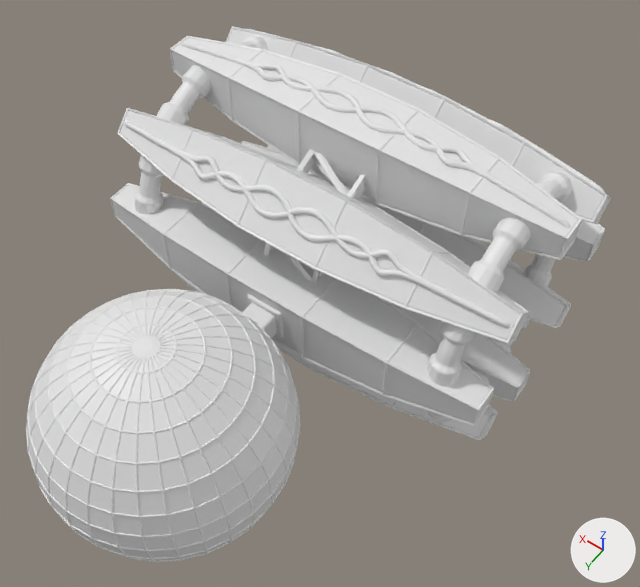
Two versions of the Blender file Models/incipias_ship_redesign/refuel_station.blend, one commit apart.
Rendered twice from a camera (50 mm lens) standing at (-11.6, 18.2, 23.4) and looking at (-1.0, 3.4, 0.2). Lighting does not change. The marker at lower right points along +X, +Y and +Z.
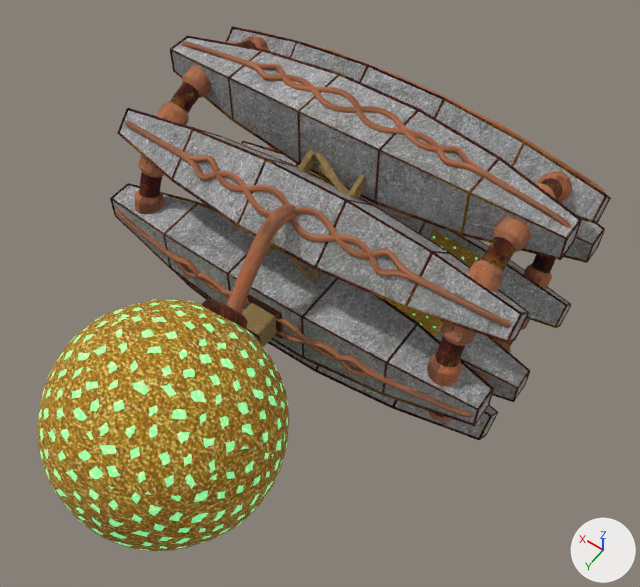
What changed in the scene script:
```text
Add mat_bronce_002:
    mat_bronce_002 = bpy.data.materials.new('bronce.002')
    # colours: white #ffffff, black #000000, green #53ffaf
    # uses the picture img_gold_jpg_002
Add mat_bronce:
    mat_bronce = bpy.data.materials.new('bronce')
    # uses the picture img_bronce_jpg_002
Add mat_gold:
    mat_gold = bpy.data.materials.new('gold')
    # uses the picture img_gold_jpg_002
Add mat_copper:
    mat_copper = bpy.data.materials.new('Copper')
    # uses the picture img_copper_jpg_002
Add mat_bronce_001:
    mat_bronce_001 = bpy.data.materials.new('bronce.001')
    # colours: white #ffffff, black #000000, green #53ffaf
    # uses the picture img_gold_jpg_002
Change me_cube_004:
    where me_cube_004.from_pydata(...)  # 24 vertices, 22 faces; spans x -7.5..7.5, y -5.1..-2.9, z -1.1..1.1
    add me_cube_004.materials.append(mat_base)  # picture img_metall_tex_1_jpg_003
Change me_plane_001:
    where me_plane_001.from_pydata(...)  # 8 vertices, 12 faces; spans x -1.0..1.0, y 3.09..3.81, z 0.99..2.0
    add me_plane_001.materials.append(mat_gold)
Change me_cube_006:
    where me_cube_006.from_pydata(...)  # 24 vertices, 22 faces; spans x -7.5..7.5, y -5.1..-2.9, z -1.1..1.1
    add me_cube_006.materials.append(mat_bronce)
Change me_nurbspath:
    where me_nurbspath.from_pydata(...)  # 5750 vertices, 5712 faces; spans x -7.42..7.42, y 2.92..4.01, z 2.92..4.01
    add me_nurbspath.materials.append(mat_copper)
Change me_sphere:
    remove me_sphere.from_pydata(...)  # 482 vertices, 512 faces; spans x -4.0..4.0, y -2.0..6.0, z -4.0..4.0
    add me_sphere.from_pydata(...)  # 42 vertices, 80 faces; spans x -0.95..0.95, y -1.0..1.0, z -1.0..1.0
    me_sphere part 1: 482 vertices removed from x -4.0..4.0, y -2.0..6.0, z -4.0..4.0; 42 vertices added at x -0.95..0.95, y -1.0..1.0, z -1.0..1.0, forming an icosphere of 80 faces
    add me_sphere.materials.append(mat_bronce_002)
Change me_cube_008:
    where me_cube_008.from_pydata(...)  # 8 vertices, 6 faces; spans x -0.5..0.5, y 4.5..6.5, z -0.5..0.5
    add me_cube_008.materials.append(mat_gold)
Change me_cube_002:
    where me_cube_002.from_pydata(...)  # 8 vertices, 6 faces; spans x -0.696..0.696, y 5.985..6.347, z -0.696..0.696
    add me_cube_002.materials.append(mat_bronce)
Add cu_nurbspath:
    cu_nurbspath = bpy.data.curves.new('NurbsPath', 'CURVE')
    cu_nurbspath.dimensions = '3D'
    _sp = cu_nurbspath.splines.new('NURBS'); _sp.points.add(4)
    _sp.points.foreach_set('co', [0.0, 2.823, 2.849, 1.0, 0.0, 3.833, 3.799, 1.0, 0.0, 4.512, 5.419, 1.0, 0.0, 5.848, 2.124, 1.0, 0.0, 7.373, 1.349, 1.0])
    _sp.order_u = 5
    _sp.order_v = 0
    _sp.use_endpoint_u = True
    cu_nurbspath.materials.append(mat_copper)
    cu_nurbspath.use_path = True
    cu_nurbspath.bevel_depth = 0.25
    cu_nurbspath.fill_mode = 'FULL'
Change ob_nurbspath:
    where _m = ob_nurbspath.modifiers.new('Array', 'ARRAY')
    _m.count: 7 -> 8
Change ob_sphere:
    remove _m = ob_sphere.modifiers.new('Bevel', 'BEVEL')
    remove _m.segments = 10
    remove _m.limit_method = 'NONE'
    ob_sphere.location: (0.0, 8.0, 0.0) -> (0.0, 10.02, 0.0)
    ob_sphere.scale: (1.0, 1.0, 1.0) -> (4.0, 4.0, 4.0)
    add _m = ob_sphere.modifiers.new('Subdivision', 'SUBSURF')
    add _m.levels = 2
Remove ob_sphere_001:
    ob_sphere_001 = bpy.data.objects.new('Sphere.001', me_sphere_001)
Add ob_icosphere_001:
    ob_icosphere_001 = bpy.data.objects.new('Icosphere.001', me_icosphere_001)  # 20 vertices, 20 faces; spans x -0.208..0.219, y -0.95..-0.585, z 0.201..0.687; modifiers SUBSURF
    ob_icosphere_001.location = (0.0, 10.02, 0.0)
    ob_icosphere_001.scale = (4.0, 4.0, 4.0)
Add ob_nurbspath_001:
    ob_nurbspath_001 = bpy.data.objects.new('NurbsPath.001', cu_nurbspath)
    ob_nurbspath_001.location = (0.0, 0.0, 0.0)
Add ob_cube_006:
    ob_cube_006 = bpy.data.objects.new('Cube.006', me_cube_003)  # 12 vertices, 10 faces; spans x 1.89..4.08, y -3.53..-2.77, z -0.81..0.81; modifiers ARRAY, BEVEL, MIRROR
    ob_cube_006.location = (0.0, 0.0, 0.0)
```

Boxes [x1, y1, x2, y2] around the edits, measured in the pictures (640 x 587 px):
'Cube', recoloured (white to grey)
    both: [113, 29, 608, 438]
'Sphere', reshaped, moved, rescaled, modifiers changed (7% narrower, 7% shorter)
    before: [27, 290, 299, 561]
    after: [37, 299, 289, 551]
'Sphere.001', deleted
    before: [26, 289, 300, 562]
'Cube.001', recoloured
    both: [110, 26, 611, 440]
'NurbsPath', recoloured, modifiers changed (white to brown)
    before: [125, 29, 605, 328]
    after: [115, 29, 605, 417]
'NurbsPath.001', added
    after: [226, 204, 297, 313]
'Plane', recoloured (white to brown)
    both: [263, 149, 365, 284]
'Cube.006', added
    after: [309, 171, 482, 337]
'Cube.003', recoloured (white to brown)
    both: [241, 303, 276, 347]
'Icosphere.001', added
    after: [202, 299, 248, 328]
'Cube.005', recoloured (white to brown)
    both: [247, 294, 283, 338]
